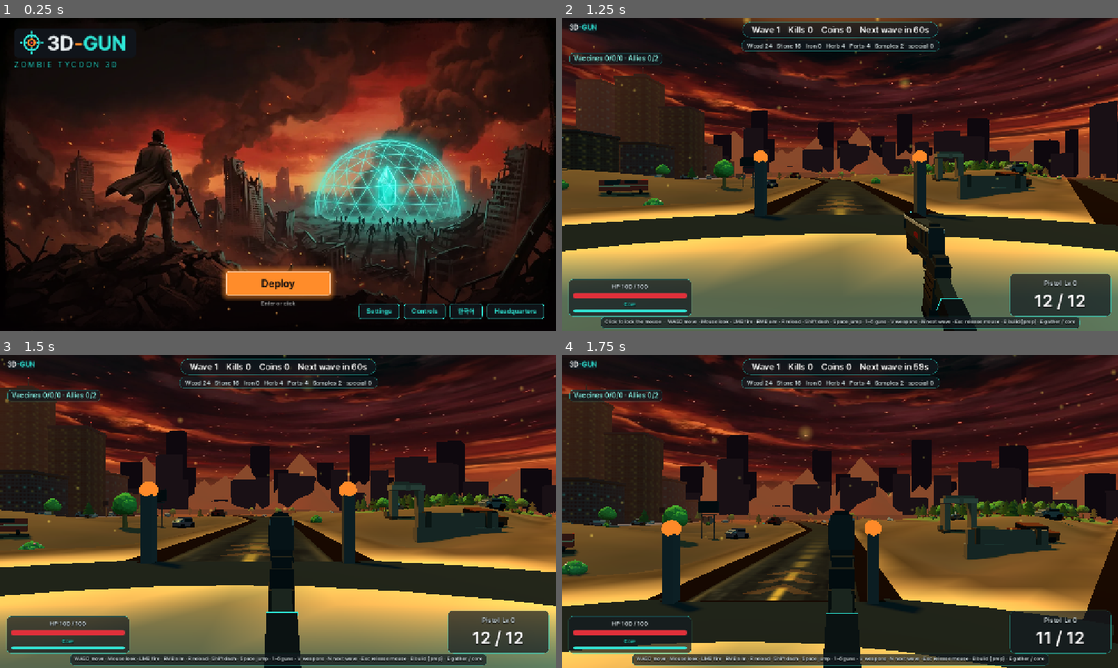
Above: before the commit, frames 1-4 (two rows, left to right).
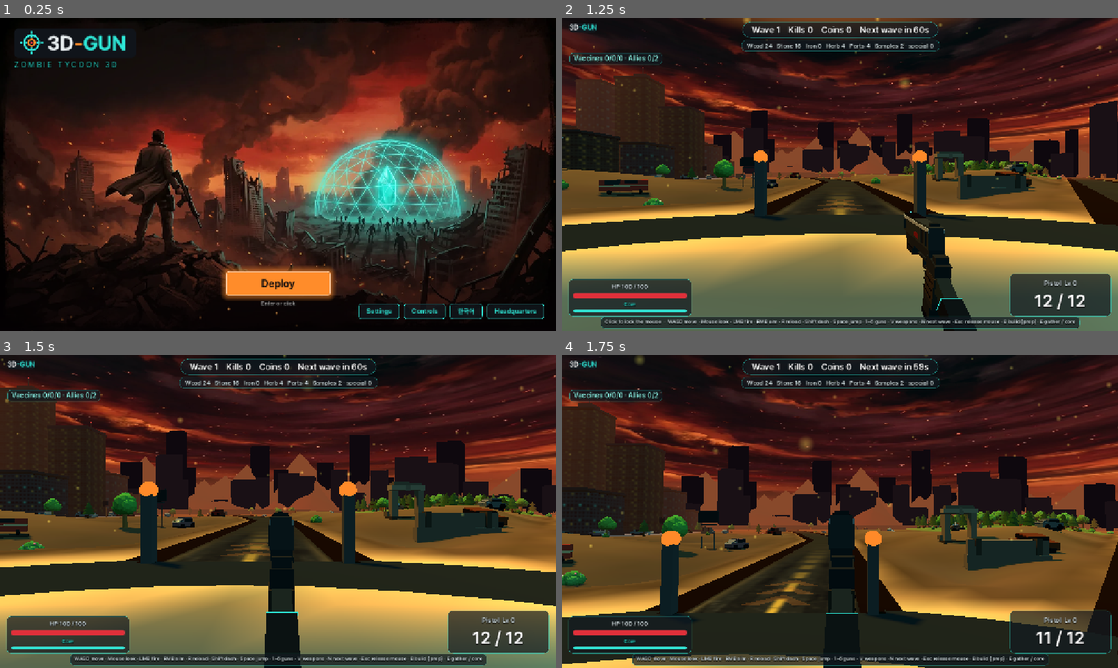
Above: after the commit, the same moments.

Repository: sangsangbaksa-dev/3D-Gun
Game: Godot game, scene res://scenes/title.tscn
Two runs of this game, one before a commit and one after it. Both use one fixed random seed, a clock stepped at 60 frames per second and the inputs below.
Inputs (mouse positions are in pixels of both pictures, inside the frame that each line leads up to):
- Up to frame 1 (0.25 s): no input
- Up to frame 2 (1.25 s): click "Deploy" at 0.5 s
- Up to frame 3 (1.5 s): tap Enter (ui_accept) at 1.25 s; move the mouse to (400, 495) at 1.27 s; hold D (move_right) from 1.28 s (still down); hold Right mouse button (aim) from 1.28 s (still down)
- Up to frame 4 (1.75 s): keep holding D (move_right); keep holding Right mouse button (aim); tap Space (jump) at 1.52 s; click (962, 495) at 1.55 s

Frames 1-3 are identical in both runs. In frame 4, 35% of the frame differs, in the area x 0-100%, y 0-100%.

Commit message:
Godot 이식: 탄 낙차와 시선 반동을 웹 원본 규칙으로 추가
- scripts/ballistics.gd: 낙차(bulletDrop x dropMul x t^2), 8m 구간 광선, 반동 누적·상한·회복
- player.gd 사격 함수가 낙차 경로로 판정하고 관통은 맞힌 자리부터 재발사
- 기존의 임의 반동(recoil x 0.35 고정 이동)을 원본 kick 식으로 교체
- tests/ballistics_test.gd 추가, README/PORTING 갱신

Co-Authored-By: Claude Sonnet 5.5 <noreply@anthropic.com>
Claude-Session: https://claude.ai/code/session_01CBN3FUp168k3UmSBAp3ntD

Diff:
--- /dev/null
+++ b/godot/scripts/ballistics.gd
@@ -0,0 +1,72 @@
+extends RefCounted
+## 탄도와 반동 규칙. 웹 게임의 src/player/logic (hitscan.ts 의 낙차, controller.ts·movement.ts 의 시선 반동)을 그대로 옮긴 것.
+## 노드 없이 부를 수 있는 정적 함수만 둔다 (tests/ballistics_test.gd 가 직접 검사한다). 수치는 GameData.player / guns 에서 온다.
+##
+## 낙차: 총알은 직선 방향으로 날다가 비행 거리 t(m)에서 y 가 bulletDrop * dropMul * t² 만큼 내려간다.
+##       (30m 약 0.7m, 50m 약 2m. 저격총은 dropMul 0.05 라 1/20.) 조준 보정은 원본에도 없다 - 조준선은 항상 시선 방향이다.
+## 반동: 한 발마다 시선이 위로 튄다(kick, 라디안). 연사(bloom)가 쌓일수록 더 튀고, 조준하면 0.45배. 가로 반동과 앉기 보정은 원본에 없다.
+
+## 한 구간의 길이(m). 구간 안의 포물선 오차는 낙차 × s²/4 라 8m 구간이면 최대 약 1.3cm.
+const TRACE_STEP := 8.0
+
+## 시선 반동. controller.ts: kickCap/kickMul, movement.ts: kickRecover, controller.ts: 쏘지 않을 때 추가 회복
+const KICK_CAP := 0.62
+const KICK_CAP_SNIPER := 0.92
+const KICK_MUL := 2.4
+const KICK_MUL_SNIPER := 3.4
+const KICK_AIM_MUL := 0.45
+const KICK_SPRAY := 0.85
+const KICK_RECOVER := 0.85
+const KICK_RECOVER_IDLE := 4.0
+const KICK_IDLE_AFTER := 0.16
+
+# ── 낙차 ─────────────────────────────────────────────────────────────
+
+## 비행 거리 t(m)에서 내려간 높이. hitscan.ts bulletDropAt
+static func drop_at(t: float, drop_mul: float, bullet_drop: float) -> float:
+	return bullet_drop * drop_mul * t * t
+
+## 직선 방향 + 낙차. hitscan.ts rayPoint
+static func point_at(o: Vector3, d: Vector3, t: float, drop_mul: float, bullet_drop: float) -> Vector3:
+	return o + d * t - Vector3(0, drop_at(t, drop_mul, bullet_drop), 0)
+
+## 총알 길을 8m 구간으로 잘라 물리 광선을 쏜다. 처음 닿는 것 하나를 돌려준다 (없으면 빈 Dictionary).
+## 돌려주는 값: intersect_ray 결과 + "t" (직선 기준 비행 거리, 사거리 감쇠에 쓴다).
+## t_from 은 관통탄이 맞힌 곳 다음부터 다시 쏠 때 쓴다.
+static func trace(space: PhysicsDirectSpaceState3D, o: Vector3, d: Vector3, max_t: float, drop_mul: float, bullet_drop: float,
+		mask: int, exclude: Array[RID] = [], t_from := 0.0) -> Dictionary:
+	var t0 := t_from
+	var p0 := point_at(o, d, t0, drop_mul, bullet_drop)
+	while t0 < max_t:
+		var t1 := minf(t0 + TRACE_STEP, max_t)
+		var p1 := point_at(o, d, t1, drop_mul, bullet_drop)
+		var q := PhysicsRayQueryParameters3D.create(p0, p1, mask)
+		q.exclude = exclude
+		var hit := space.intersect_ray(q)
+		if not hit.is_empty():
+			var seg := p0.distance_to(p1)
+			hit["t"] = t0 + (t1 - t0) * (p0.distance_to(hit.position) / seg if seg > 1e-6 else 0.0)
+			return hit
+		t0 = t1
+		p0 = p1
+	return {}
+
+# ── 반동 ─────────────────────────────────────────────────────────────
+
+## 한 발 쏜 뒤의 시선 반동(라디안). bloom_after 는 이번 발이 더해진 뒤의 값. controller.ts 의 p.kick 갱신식
+static func kick_after_shot(kick: float, gun: Dictionary, bloom_after: float, aiming: bool, recoil_mul := 1.0) -> float:
+	var sniper := String(gun.kind) == "sniper"
+	var cap := KICK_CAP_SNIPER if sniper else KICK_CAP
+	var mul := KICK_MUL_SNIPER if sniper else KICK_MUL
+	var spray := 1.0 + bloom_after * KICK_SPRAY
+	return minf(cap, kick + float(gun.recoil) * mul * recoil_mul * (KICK_AIM_MUL if aiming else 1.0) * spray)
+
+## 매 프레임 천천히 돌아오는 양. movement.ts (쏘는 동안에도 이만큼은 내려온다)
+static func kick_recover(kick: float, dt: float) -> float:
+	return maxf(0.0, kick - kick * dt * KICK_RECOVER)
+
+## 마지막 발사 후 0.16초가 지났고 이번 프레임에 쏘지 않았다면 더 빨리 내려온다
+static func kick_recover_idle(kick: float, dt: float, since_shot: float, fired_now: bool) -> float:
+	if fired_now or since_shot <= KICK_IDLE_AFTER:
+		return kick
+	return maxf(0.0, kick - kick * dt * KICK_RECOVER_IDLE)
--- a/godot/scripts/player.gd
+++ b/godot/scripts/player.gd
@@ -40,6 +40,11 @@
 var muzzle: Node3D
 var flash: OmniLight3D
 var _kick := 0.0
+const Ballistics := preload("res://scripts/ballistics.gd")
+## 사격 반동으로 시선이 위로 튄 각도(라디안, 웹의 p.kick). 시간이 지나면 돌아온다. camera.rotation.x 에는 _kick_applied 만큼 더해져 있다
+var recoil_pitch := 0.0
+var _kick_applied := 0.0
+var recoil_mul := 1.0 # 스킬 '반동 줄이기' (calcStats().recoilMul). 스킬 트리가 오면 여기에 넣는다
 var _bob := 0.0
 var _trigger_was_down := false
 
@@ -183,6 +188,10 @@
 	cooldown = maxf(0.0, cooldown - dt)
 	bloom = maxf(0.0, bloom - dt * (1.5 if since_shot < 0.28 else 2.4))
 	since_shot += dt
+	# 시선 반동 회복 (movement.ts + controller.ts). 쏘는 중에도 천천히, 0.16초 쉬면 더 빨리 내려온다
+	recoil_pitch = Ballistics.kick_recover(recoil_pitch, dt)
+	recoil_pitch = Ballistics.kick_recover_idle(recoil_pitch, dt, since_shot, false)
+	_apply_recoil_view()
 	if reload_left > 0.0:
 		reload_left -= dt
 		if reload_left <= 0.0:
@@ -259,28 +268,30 @@
 	var spread := current_spread()
 	bloom = minf(bloom + float(gun.bloom) * 1.15, 2.8)
 	_kick = 1.0
-	camera.rotation.x = clampf(camera.rotation.x + float(gun.recoil) * 0.35, -1.45, 1.45)
+	# 이번 발은 반동이 더해지기 전 시선으로 쏜다 (controller.ts: 발사 뒤에 p.kick 갱신)
 	var origin := camera.global_position
 	var basis := camera.global_transform.basis
 	var range_m: float = gun.range
+	var drop_mul: float = float(gun.get("dropMul", 1.0))
+	var bullet_drop: float = P.bulletDrop
 	var space := get_world_3d().direct_space_state
 	for _i in int(gs.pellets):
 		# 원판 안 균일 분포 (weapons.ts 와 같은 방식)
 		var ang := randf() * TAU
 		var rad := sqrt(randf()) * spread
 		var dir := (-basis.z + basis.x * cos(ang) * rad + basis.y * sin(ang) * rad).normalized()
-		var end := origin + dir * range_m
+		# 낙차가 있는 탄도의 끝 (아무것도 안 맞으면 사거리 끝, 낙차 포함)
+		var end := Ballistics.point_at(origin, dir, range_m, drop_mul, bullet_drop)
 		var exclude: Array[RID] = [get_rid()]
 		var hits := 0
 		var headshot := false
 		var kill := false
 		var also: Array = []
-		# 관통: 좀비를 맞히면 그 좀비를 빼고 다시 쏜다. 맞힐 때마다 피해 70%
+		var t_from := 0.0
+		# 관통: 좀비를 맞히면 그 좀비를 빼고 그 자리부터 다시 쏜다. 맞힐 때마다 피해 70%
 		while hits < maxi(1, int(gun.pierce)):
-			var q := PhysicsRayQueryParameters3D.create(origin, origin + dir * range_m, 1 | 4)
-			q.exclude = exclude
-			var hit := space.intersect_ray(q)
-			if not hit:
+			var hit := Ballistics.trace(space, origin, dir, range_m, drop_mul, bullet_drop, 1 | 4, exclude, t_from)
+			if hit.is_empty():
 				break
 			var target: Object = hit.collider
 			if target == null or not target.has_method("take_hit"):
@@ -290,15 +301,28 @@
 				also.append(end)
 			end = hit.position
 			var head: bool = target.is_head_hit(end)
-			var fall := 1.0 - float(gun.falloff) * clampf(origin.distance_to(end) / range_m, 0.0, 1.0)
+			var fall := 1.0 - float(gun.falloff) * clampf(float(hit.t) / range_m, 0.0, 1.0)
 			var dmg: float = float(gs.dmg) * fall * pow(0.7, hits) * (float(P.headshotMul) if head else 1.0)
 			kill = target.take_hit(dmg, dir) or kill
 			headshot = headshot or head
 			exclude.append(hit.rid)
+			t_from = hit.t
 			hits += 1
 		fired.emit(muzzle.global_position, end, hits > 0, headshot, kill, also)
+	# 반동: 연사로 쌓인 bloom 이 클수록 더 튀고, 조준하면 0.45배 (controller.ts)
+	recoil_pitch = Ballistics.kick_after_shot(recoil_pitch, gun, bloom, aiming, recoil_mul)
+	_apply_recoil_view()
 	if ammo <= 0:
 		_start_reload()
+
+## 반동은 마우스로 맞춘 시선에 덧씌우는 값이라, 바뀐 만큼만 camera.rotation.x 에 더한다 (카메라 pitch 가 -1.45~1.45 에 걸려도 어긋나지 않게 실제 적용량을 기억한다).
+func _apply_recoil_view() -> void:
+	var delta := recoil_pitch - _kick_applied
+	if is_zero_approx(delta):
+		return
+	var before := camera.rotation.x
+	camera.rotation.x = clampf(before + delta, -1.45, 1.45)
+	_kick_applied += camera.rotation.x - before
 
 func take_damage(dmg: float) -> void:
 	if dead or iframes > 0.0:
--- /dev/null
+++ b/godot/tests/ballistics_test.gd
@@ -0,0 +1,160 @@
+extends SceneTree
+## Headless test: 탄 낙차(거리별 값, 총기별 dropMul)와 시선 반동(누적·상한·조준·회복), 구간 광선(낙차를 따라 벽에 닿는 높이, 관통 제외).
+## 웹 게임의 hitscan.ts / controller.ts / movement.ts 와 같은 값이 나와야 한다.
+## Run: godot --headless --path godot --fixed-fps 60 -s res://tests/ballistics_test.gd
+
+const Ballistics := preload("res://scripts/ballistics.gd")
+
+var gd: Node
+var ok := {}
+var frames := 0
+var wall: StaticBody3D
+var wall2: StaticBody3D
+
+func _initialize() -> void:
+	gd = root.get_node("GameData")
+	_test_drop()
+	_test_kick()
+	_test_data()
+	# 물리 광선 검사용 벽: z=-60 (두께 2) 과 그 앞 z=-30 (낮은 상자, 위쪽 y<0 에서만 막힘)
+	wall = _make_box(Vector3(0, 0, -60), Vector3(40, 40, 2))
+	wall2 = _make_box(Vector3(0, -10.5, -30), Vector3(40, 20, 2)) # 윗면 y=-0.5
+	root.add_child(wall)
+	root.add_child(wall2)
+
+func _make_box(pos: Vector3, size: Vector3) -> StaticBody3D:
+	var b := StaticBody3D.new()
+	b.collision_layer = 1
+	var cs := CollisionShape3D.new()
+	var sh := BoxShape3D.new()
+	sh.size = size
+	cs.shape = sh
+	b.add_child(cs)
+	b.position = pos
+	return b
+
+func _near(a: float, b: float, eps := 1e-4) -> bool:
+	return absf(a - b) <= eps
+
+func _test_drop() -> void:
+	var bd: float = gd.player.bulletDrop
+	ok.drop_30 = _near(Ballistics.drop_at(30.0, 1.0, bd), 0.72) # "30m 약 0.7m"
+	ok.drop_50 = _near(Ballistics.drop_at(50.0, 1.0, bd), 2.0) # "50m 약 2m"
+	ok.drop_80 = _near(Ballistics.drop_at(80.0, 1.0, bd), 5.12) # 권총 사거리 끝
+	ok.drop_0 = Ballistics.drop_at(0.0, 1.0, bd) == 0.0
+	# 낙차는 거리의 제곱: 2배 멀리 가면 4배
+	ok.drop_sq = _near(Ballistics.drop_at(100.0, 1.0, bd), 4.0 * Ballistics.drop_at(50.0, 1.0, bd))
+	# 저격총은 dropMul 0.05: 100m 에서 0.4m, 사거리 끝 220m 에서 약 1.94m
+	var sdm: float = float(gd.guns.sniper.dropMul)
+	ok.sniper_mul = sdm == 0.05
+	ok.sniper_100 = _near(Ballistics.drop_at(100.0, sdm, bd), 0.4)
+	ok.sniper_220 = _near(Ballistics.drop_at(220.0, sdm, bd), 1.936)
+	# 다른 총은 dropMul 이 없다 (=1)
+	var others := true
+	for id in ["pistol", "shotgun", "smg", "magnum", "rifle"]:
+		others = others and not gd.guns[id].has("dropMul")
+	ok.others_default = others
+	var p := Ballistics.point_at(Vector3(1, 2, 3), Vector3(0, 0, -1), 50.0, 1.0, bd)
+	ok.point = _near(p.x, 1.0) and _near(p.y, 0.0) and _near(p.z, -47.0)
+
+func _test_kick() -> void:
+	var pistol: Dictionary = gd.guns.pistol
+	var sniper: Dictionary = gd.guns.sniper
+	var smg: Dictionary = gd.guns.smg
+	# 첫 발: recoil × 2.4 × (1 + bloom × 0.85). 권총 bloom 0.6 × 1.15 = 0.69
+	var bloom := float(pistol.bloom) * 1.15
+	var k1 := Ballistics.kick_after_shot(0.0, pistol, bloom, false)
+	ok.kick_first = _near(k1, 0.035 * 2.4 * (1.0 + bloom * 0.85))
+	# 조준하면 0.45배
+	ok.kick_aim = _near(Ballistics.kick_after_shot(0.0, pistol, bloom, true), k1 * 0.45)
+	# 반동 줄이기 스킬 (recoilMul 0.5)
+	ok.kick_skill = _near(Ballistics.kick_after_shot(0.0, pistol, bloom, false, 0.5), k1 * 0.5)
+	# 저격총은 배율 3.4, 상한 0.92. 일반 총기 상한 0.62
+	ok.kick_sniper = _near(Ballistics.kick_after_shot(0.0, sniper, 0.575, false), minf(0.92, 0.48 * 3.4 * (1.0 + 0.575 * 0.85)))
+	ok.cap_sniper = _near(Ballistics.kick_after_shot(0.9, sniper, 0.575, false), 0.92)
+	ok.cap_pistol = _near(Ballistics.kick_after_shot(0.6, pistol, bloom, false), 0.62)
+	# 연사 누적: 기관단총을 쏘면(0.068초 간격) 반동이 계속 쌓이고 상한 0.62 를 넘지 않는다. 쌓일수록 한 발이 커진다(bloom)
+	var kick := 0.0
+	var b := 0.0
+	var since := 9.0
+	var dt := 1.0 / 60.0
+	var first_kick := -1.0
+	var peak := 0.0
+	var cooldown := 0.0
+	for f in 120:
+		# tickWeapon: bloom 감쇠, 반동 회복
+		b = maxf(0.0, b - dt * (1.5 if since < 0.28 else 2.4))
+		since += dt
+		cooldown = maxf(0.0, cooldown - dt)
+		kick = Ballistics.kick_recover(kick, dt)
+		if cooldown <= 0.0:
+			b = minf(b + float(smg.bloom) * 1.15, 2.8)
+			var nk := Ballistics.kick_after_shot(kick, smg, b, false)
+			kick = nk
+			if first_kick < 0.0:
+				first_kick = kick
+			since = 0.0
+			cooldown = float(smg.rate)
+		peak = maxf(peak, kick)
+	ok.spray_peak = peak > 0.2 and peak <= 0.62 + 1e-9
+	ok.spray_grows = peak > first_kick * 4.0 # 연사하면 첫 발의 몇 배로 쌓인다
+	# 회복: 멈추면 0.16초 뒤부터 빠르게 (4/s), 그 전에는 천천히 (0.85/s)
+	var k0 := 0.5
+	var slow := Ballistics.kick_recover(k0, 0.1)
+	ok.recover_slow = _near(slow, k0 - k0 * 0.1 * 0.85)
+	ok.idle_wait = Ballistics.kick_recover_idle(k0, 0.1, 0.1, false) == k0
+	ok.idle_fired = Ballistics.kick_recover_idle(k0, 0.1, 1.0, true) == k0
+	ok.idle_fast = _near(Ballistics.kick_recover_idle(k0, 0.1, 0.2, false), k0 - k0 * 0.1 * 4.0)
+	# 1초 동안 쉬면 거의 0 으로 돌아온다
+	var r := 0.62
+	var since2 := 0.0
+	for f in 60:
+		since2 += dt
+		r = Ballistics.kick_recover(r, dt)
+		r = Ballistics.kick_recover_idle(r, dt, since2, false)
+	ok.recover_full = r < 0.03
+	ok.recover_nonneg = Ballistics.kick_recover(0.0, dt) == 0.0
+
+func _test_data() -> void:
+	# 6종 모두 recoil 이 있고 kind 가 있다 (kick_after_shot 이 읽는 값)
+	var all6 := gd.gun_order.size() == 6
+	for id in gd.gun_order:
+		all6 = all6 and float(gd.guns[id].recoil) > 0.0 and String(gd.guns[id].kind) != ""
+	ok.guns_have_recoil = all6
+	# 샷건 산탄·매그넘·저격총 관통은 그대로
+	ok.pellets = int(gd.guns.shotgun.pellets) == 9 and int(gd.guns.magnum.pierce) == 2 and int(gd.guns.sniper.pierce) == 3 and bool(gd.guns.sniper.scope)
+
+func _process(_dt: float) -> bool:
+	frames += 1
+	if frames == 4: # 벽이 물리 서버에 올라간 뒤
+		var space := root.world_3d.direct_space_state
+		var bd: float = gd.player.bulletDrop
+		var o := Vector3(0, 1.6, 0)
+		var d := Vector3(0, 0, -1)
+		# 낙차 없이(dropMul 0) 수평으로 쏘면 z=-59 면에 y=1.6 으로 맞는다
+		var flat := Ballistics.trace(space, o, d, 100.0, 0.0, bd, 1)
+		ok.trace_flat = not flat.is_empty() and _near(flat.position.y, 1.6, 0.02) and _near(float(flat.t), 59.0, 0.05)
+		# 일반 낙차로 같은 방향: 낮은 상자(z=-30, 윗면 y=-0.5)에는 그 앞에서 y 가 -0.5 아래로 떨어진 뒤 맞지 않고(상자 앞면 z=-29), 앞면은 y<-0.5 에서만 있다.
+		# 29m 에서 낙차 0.67m: y = 0.93 > -0.5 이라 상자 위로 지나가고, 벽(59m)에서는 낙차 2.78m → y = -1.18
+		var drop := Ballistics.trace(space, o, d, 100.0, 1.0, bd, 1)
+		ok.trace_drop = not drop.is_empty() and drop.collider == wall and _near(float(drop.position.y), 1.6 - Ballistics.drop_at(float(drop.t), 1.0, bd), 0.05) and float(drop.position.y) < 0.0
+		# 저격총 낙차(1/20)는 벽에서 약 0.14m 만 내려간다
+		var sn := Ballistics.trace(space, o, d, 220.0, 0.05, bd, 1)
+		ok.trace_sniper = not sn.is_empty() and _near(float(sn.position.y), 1.6 - Ballistics.drop_at(59.0, 0.05, bd), 0.05)
+		# 사거리가 모자라면 안 맞는다 (벽까지 59m, 사거리 50m)
+		ok.trace_range = Ballistics.trace(space, o, d, 50.0, 0.0, bd, 1).is_empty()
+		# 맞은 것을 exclude 에 넣고 그 자리부터 다시 쏘면 다음 것에 맞거나(없으면) 빈 결과 (관통)
+		var ex: Array[RID] = [wall.get_rid()]
+		var again := Ballistics.trace(space, o, d, 100.0, 0.0, bd, 1, ex, float(flat.t))
+		ok.trace_pierce = again.is_empty()
+		# 낮게 쏘면(아래로 향함) 낮은 상자 앞면(z=-29)에 먼저 맞는다
+		var low := Ballistics.trace(space, Vector3(0, 0.0, 0), d, 100.0, 1.0, bd, 1)
+		ok.trace_low = not low.is_empty() and low.collider == wall2 and float(low.t) < 40.0
+	if frames >= 6:
+		var keys := ok.keys()
+		var pass_ := true
+		for k in keys:
+			pass_ = pass_ and ok[k]
+		print("BALLISTICS ", ok, " -> ", "PASS" if pass_ else "FAIL")
+		quit(0 if pass_ else 1)
+	return false
Not shown, changed: godot/PORTING.md
Not shown, changed: godot/README.md
